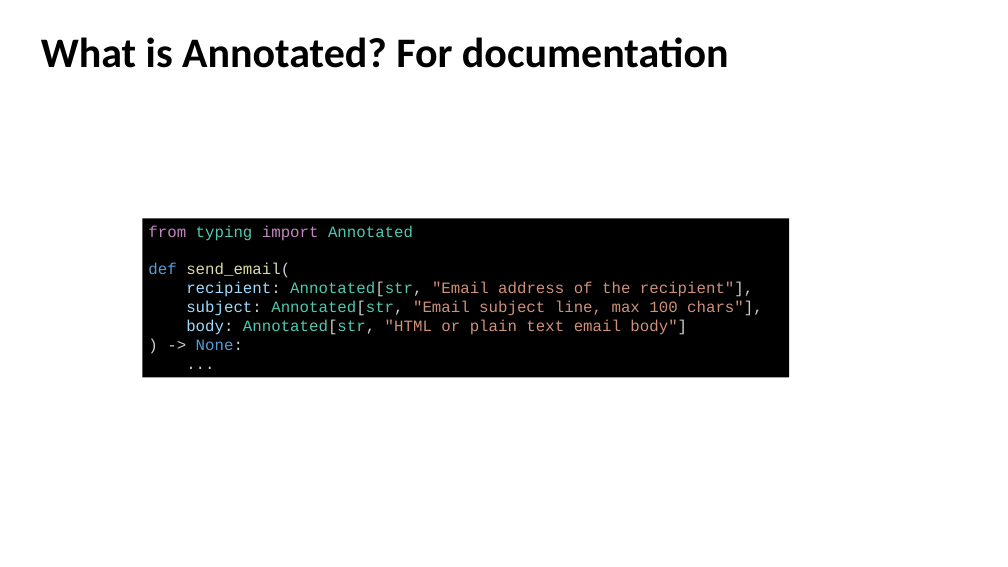
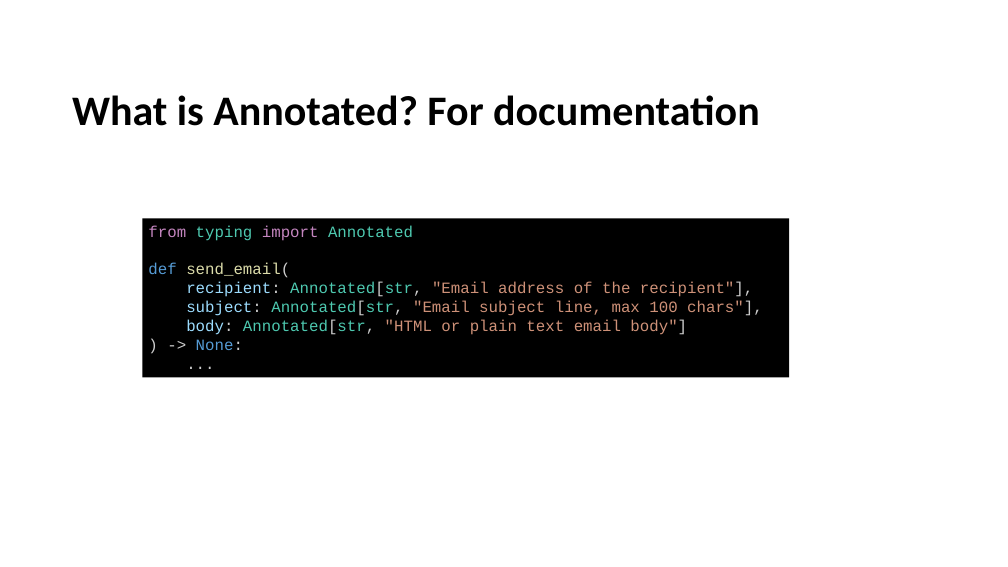
Before and after one commit to enoch-sit/proj01_chatbot_edu, a slide deck: slide 29 of week08/AI Agent Design III LangSmith-and-Evaluation-Frameworks.pptx. Drawn at 1008x567 pixels with LibreOffice and Linux fonts; fonts in the diff are those of the drawing. Boxes give left, top, right and bottom in pixels: in the first picture for what was removed or moved away, otherwise in the second. Text is boxed around its words. In the diff, an @@ line names an element or a change of style, - is before the commit and + after.

```diff
--- a/week08/AI Agent Design III LangSmith-and-Evaluation-Frameworks.pptx
+++ b/week08/AI Agent Design III LangSmith-and-Evaluation-Frameworks.pptx
@@ text "What is Annotated? For documentation": place and size @@
-text "What is Annotated? For documentation" at bbox=[41, 37, 729, 68]
+text "What is Annotated? For documentation" at bbox=[72, 95, 760, 126]
```
Also in this commit, not shown: 9 other slides changed, 1 slide added, 14 slides removed, 28 other files.
